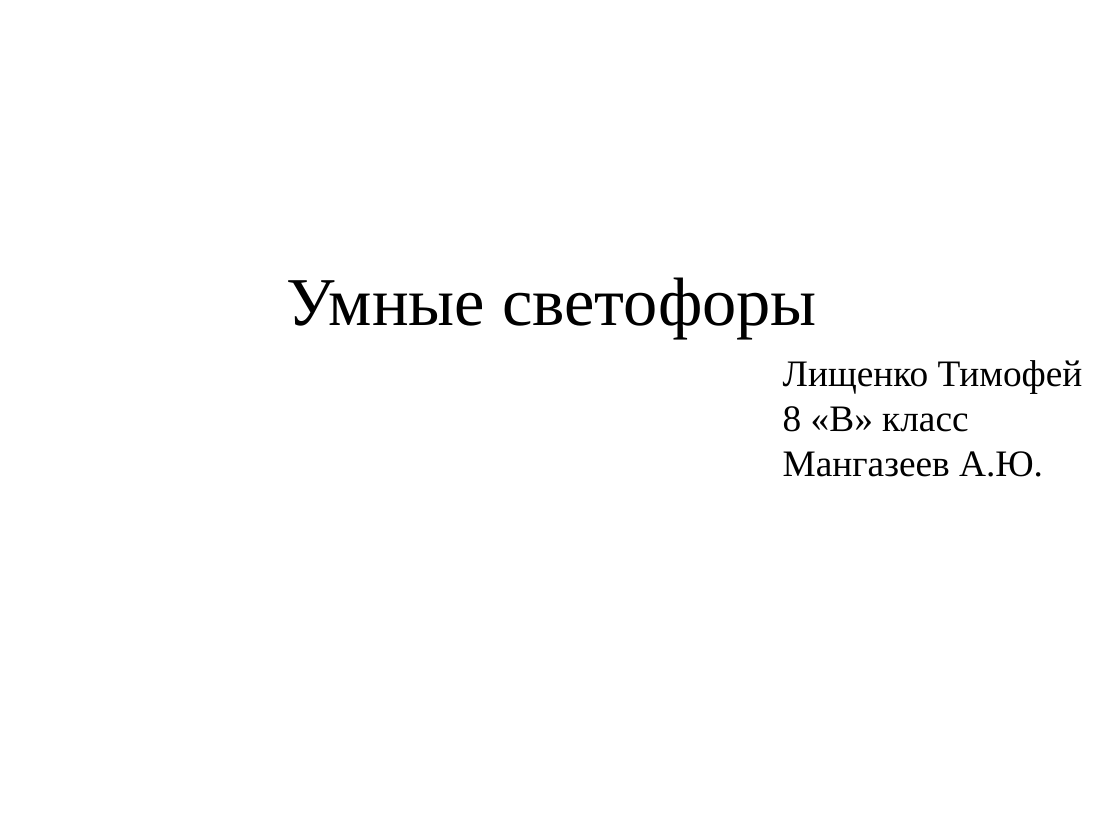
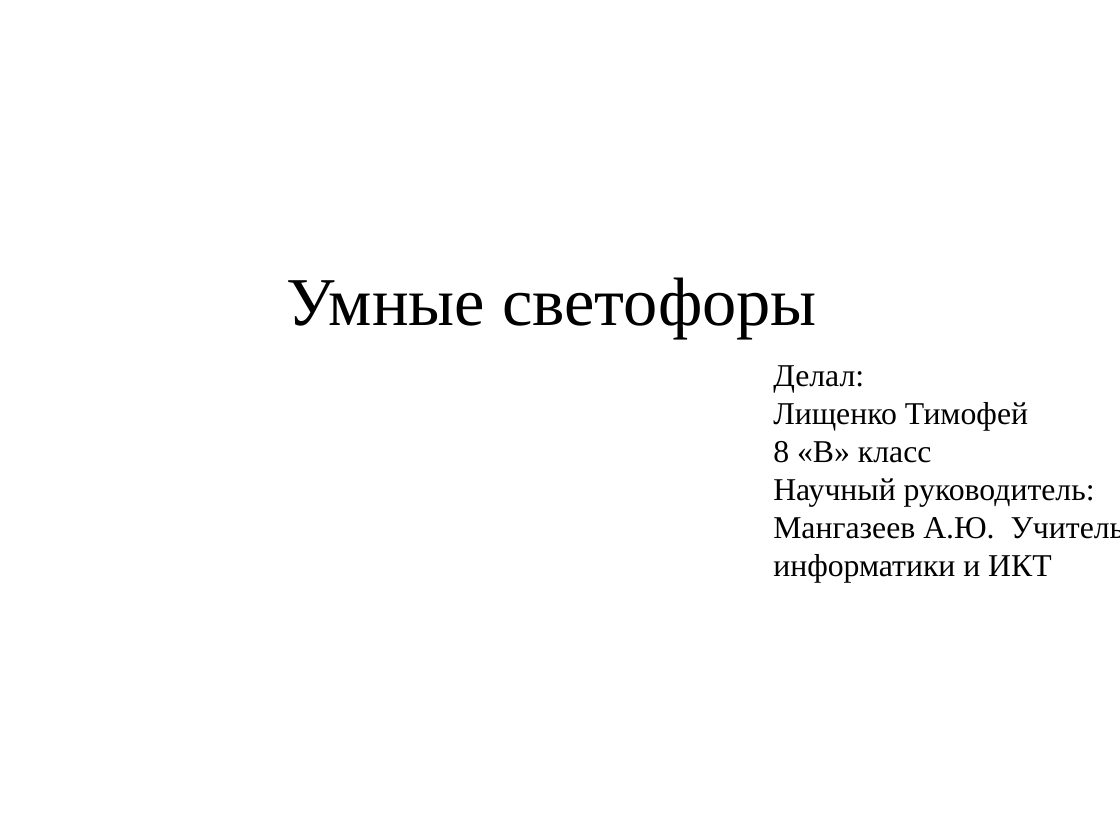
Before and after one commit to TimmmofeyD/TrafficLight, a slide deck: slide 1 of Presitation/TLPresintation.pptx. Drawn at 1120x840 pixels with LibreOffice and Linux fonts; fonts in the diff are those of the drawing. Boxes give left, top, right and bottom in pixels: in the first picture for what was removed or moved away, otherwise in the second. Text is boxed around its words. In the diff, an @@ line names an element or a change of style, - is before the commit and + after.

Commit message:
Final PPTX

```diff
--- a/Presitation/TLPresintation.pptx
+++ b/Presitation/TLPresintation.pptx
@@ text at (773, 365, 1120, 582): text changed; size 24 to 20.4 pt @@
-Лищенко Тимофей
-8 «В» класс
-Мангазеев А.Ю.
+Делал:
+Лищенко Тимофей
+8 «В» класс
+Научный руководитель:
+Мангазеев А.Ю. Учитель информатики и ИКТ
```
